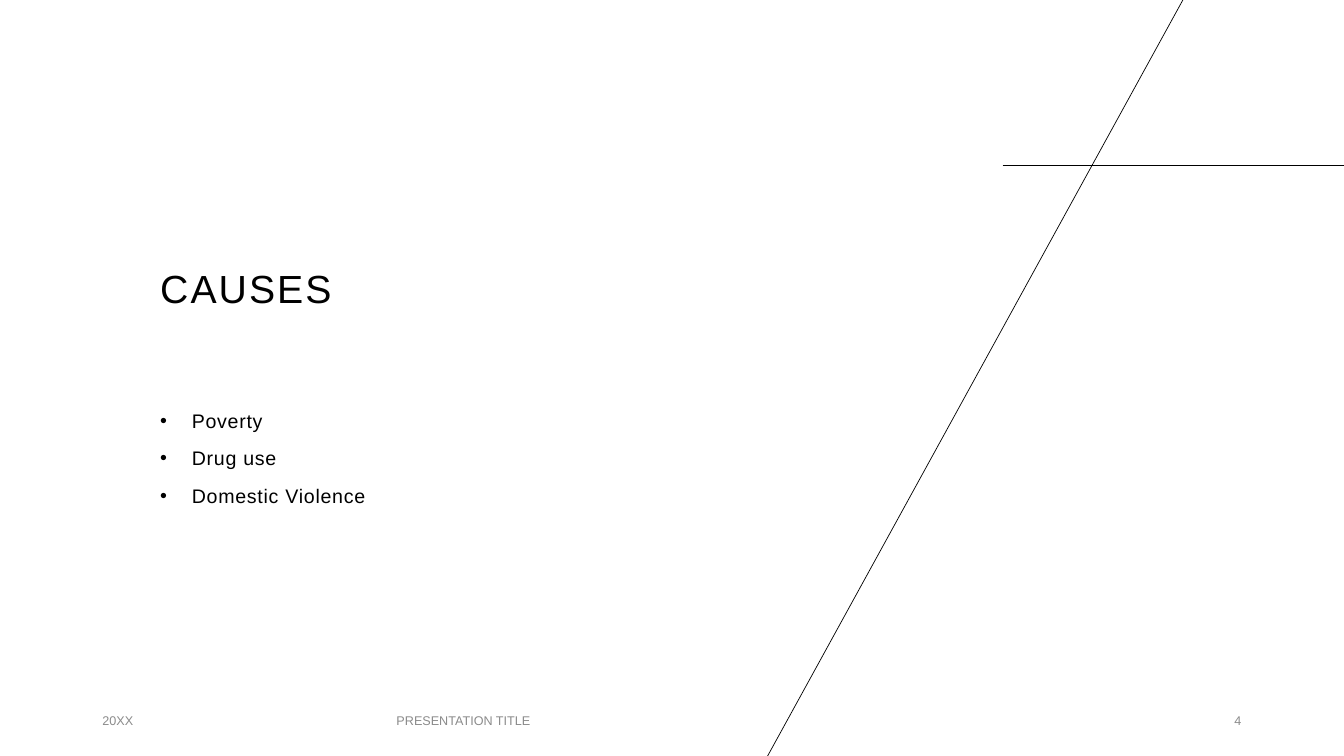
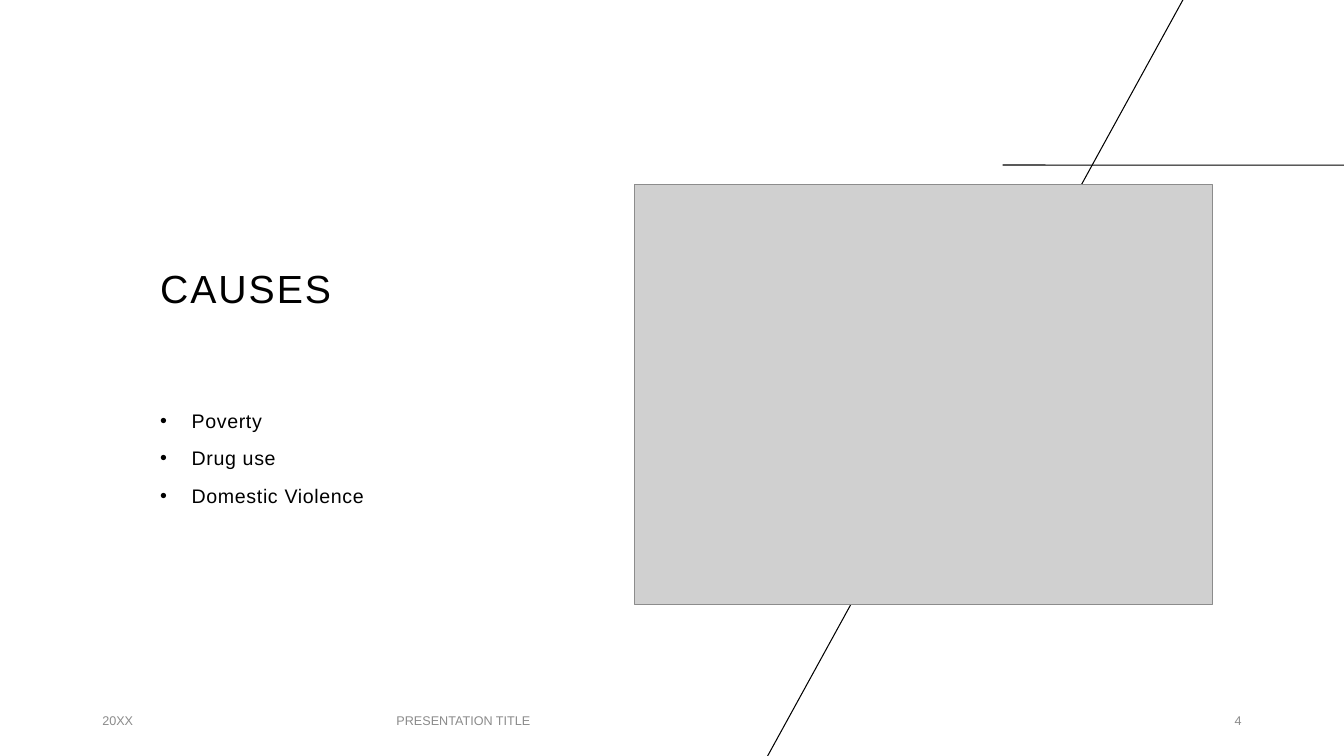
Before and after one commit to CrypticEntity/schoolwork9-10, a slide deck: slide 4 of Humanities/Geography/Homelessness.pptx. Drawn at 1344x756 pixels with LibreOffice and Linux fonts; fonts in the diff are those of the drawing; grey boxes stand for pictures. Boxes give left, top, right and bottom in pixels: in the first picture for what was removed or moved away, otherwise in the second. Text is boxed around its words. In the diff, an @@ line names an element or a change of style, - is before the commit and + after.

```diff
--- a/Humanities/Geography/Homelessness.pptx
+++ b/Humanities/Geography/Homelessness.pptx
@@ line (1185, 0) - (766, 756): stroke #000000 0.5 pt to #000000 0.75 pt @@
@@ line (1003, 165) - (1344, 165): stroke #000000 0.5 pt to #000000 0.75 pt @@
@@ title "CAUSES" at [160, 275, 331, 304]: letter spacing 1.5 to 1.4 pt @@
@@ picture added at [635, 185, 1213, 605] @@
```
Also in this commit, not shown: 3 other slides changed, 1 slide added, 11 slides removed, 7 other files.
